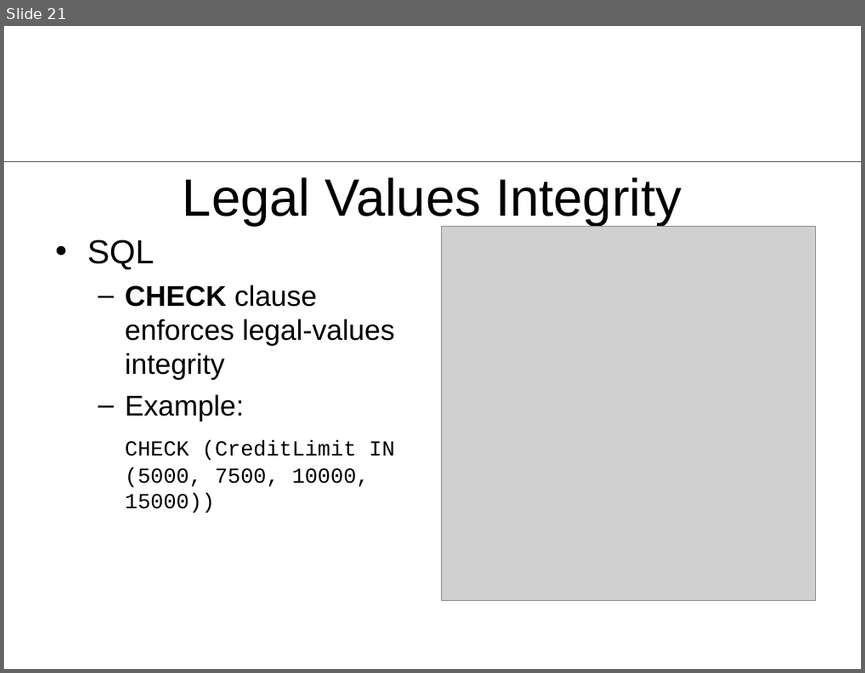
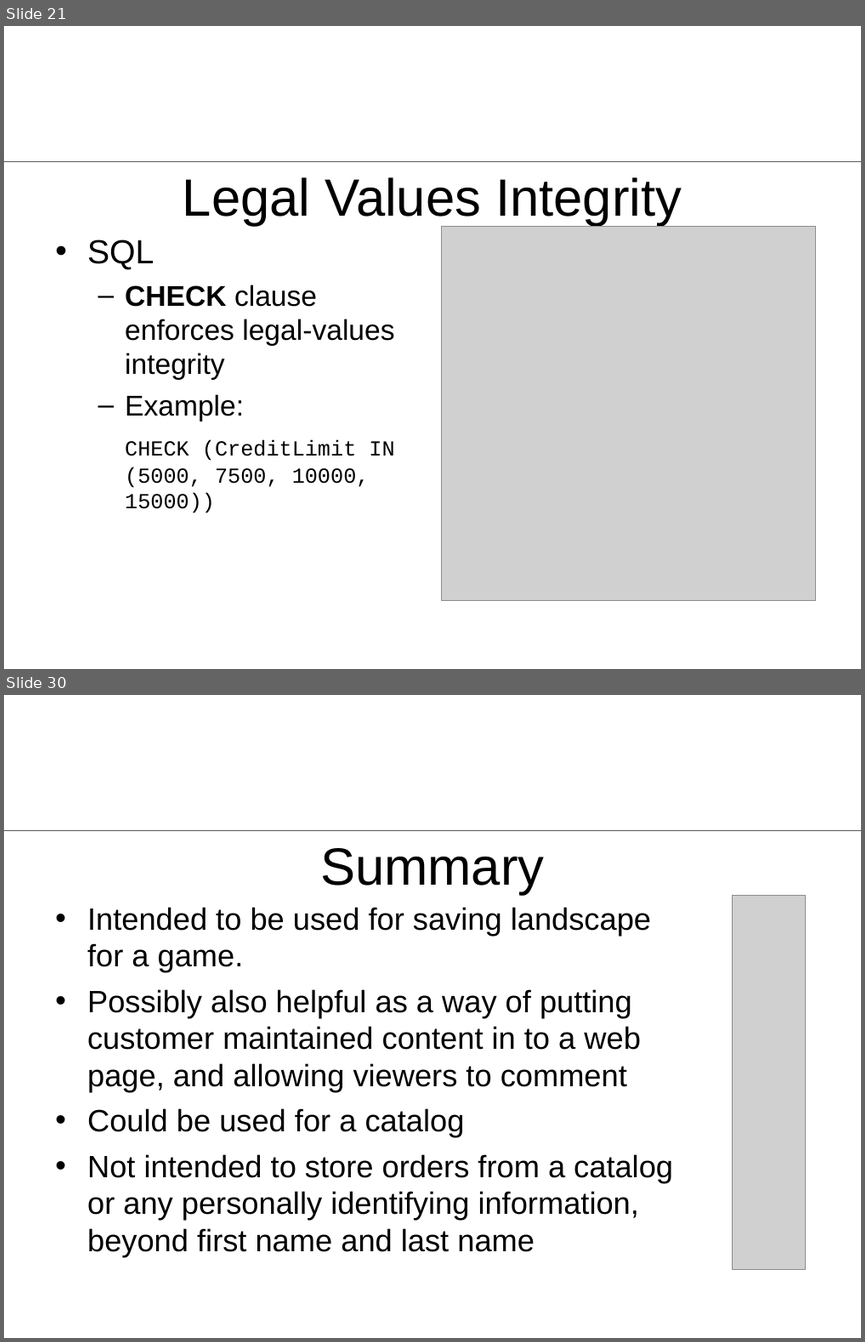
Before and after one commit to rhildred/ActiveRecord, a slide deck: docs/ActiveRecord.ppt. Shown one above the other, each under a label of ours: slide 21 before the commit, slides 21 and 30 after it; the slides between them are not shown. The pictures are 865x673 and 865x1342 pixels, drawn with LibreOffice and Linux fonts; fonts in the diff are those of the drawing; grey boxes stand for pictures; background and template pictures are left out. Boxes give left, top, right and bottom in pixels: in the first picture for what was removed or moved away, otherwise in the second. Text is boxed around its words. In the diff, an @@ line names an element or a change of style, - is before the commit and + after.

```diff
--- a/docs/ActiveRecord.ppt
+++ b/docs/ActiveRecord.ppt
@@ slide 30 added at bbox=[4, 695, 861, 1338], background #FFFFFF; not listed: 1 template element that a slide beside it also shows @@
@@ title added at bbox=[320, 848, 544, 895], 44 pt, text #000000 @@
+Summary
@@ picture added at bbox=[732, 895, 805, 1269] @@
@@ text added at bbox=[87, 907, 673, 1256], 25.9 pt, text #000000 @@
+• Intended to be used for saving landscape for a game.
+• Possibly also helpful as a way of putting customer maintained content in to a web page, and allowing viewers to comment
+• Could be used for a catalog
+• Not intended to store orders from a catalog or any personally identifying information, beyond first name and last name
```
Also in this commit, not shown: 1 slide changed, 8 other slides added, 3 other files.
